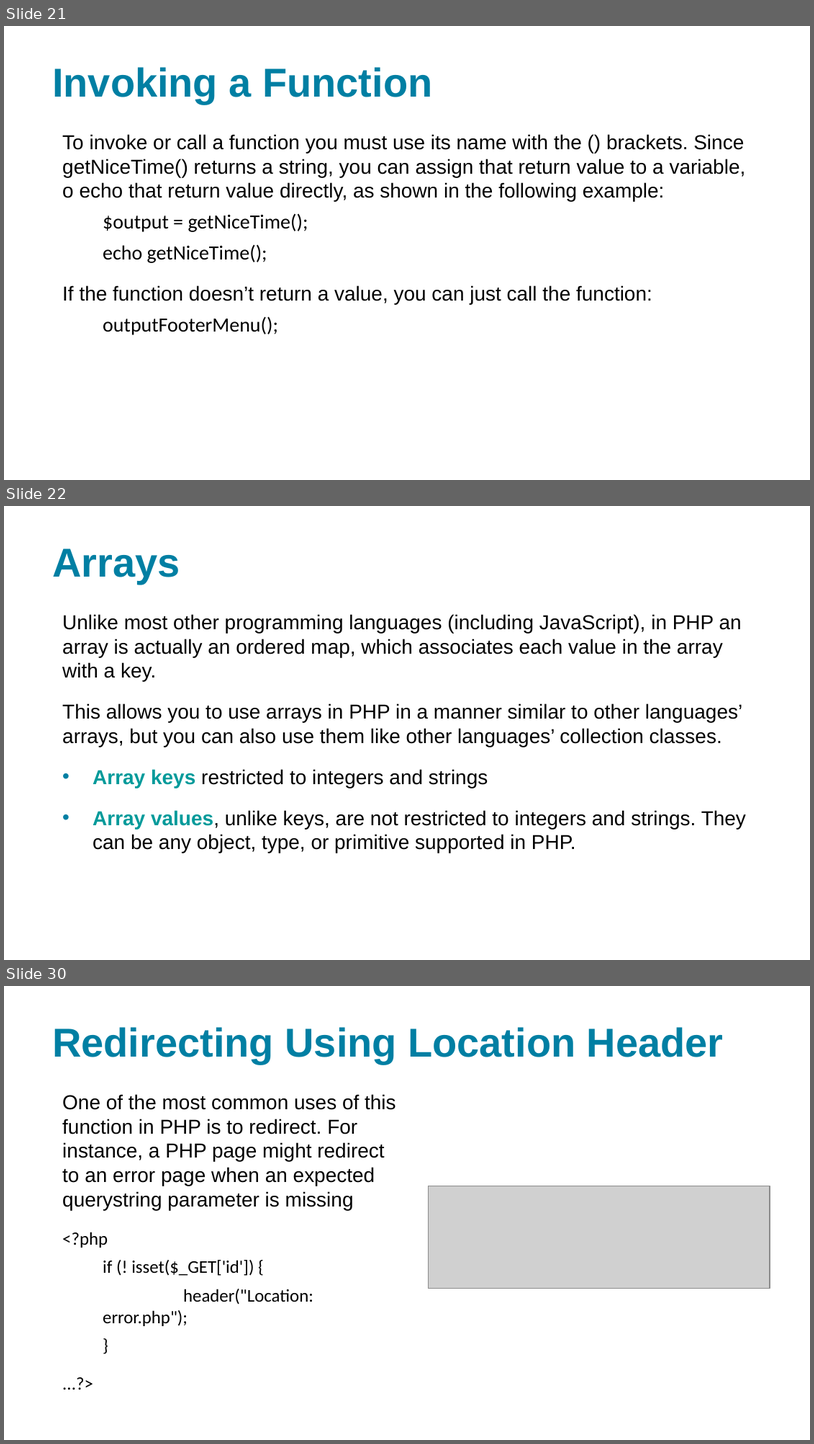
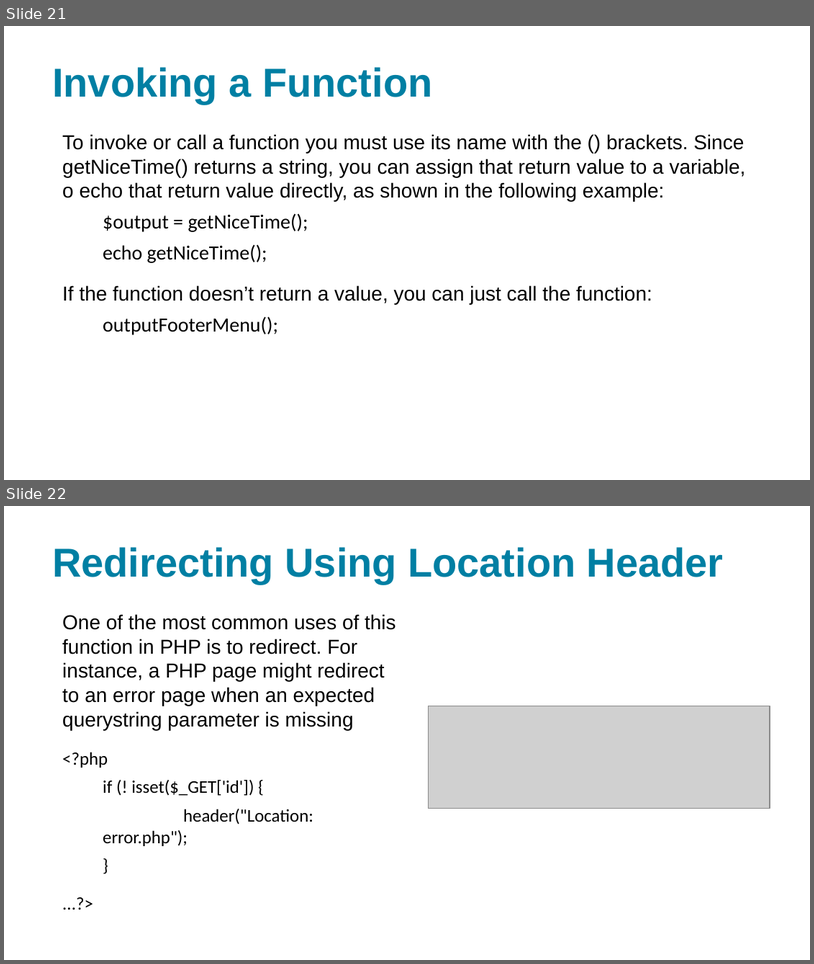
Before and after one commit to xbibogo/MMD24, a slide deck: semester2 PPT/ConnollyHoar_3rdEd_PHP.pptx. Shown one above the other, each under a label of ours: slides 21, 22 and 30 before the commit, slides 21 and 22 after it; the slides between them are not shown. The pictures are 814x1444 and 814x964 pixels, drawn with LibreOffice and Linux fonts; fonts in the diff are those of the drawing; grey boxes stand for pictures. Boxes give left, top, right and bottom in pixels: in the first picture for what was removed or moved away, otherwise in the second. Text is boxed around its words. In the diff, an @@ line names an element or a change of style, - is before the commit and + after.

```diff
--- a/semester2 PPT/ConnollyHoar_3rdEd_PHP.pptx
+++ b/semester2 PPT/ConnollyHoar_3rdEd_PHP.pptx
@@ slide 22 removed at bbox=[4, 506, 810, 960], background #FFFFFF @@
@@ title removed at bbox=[52, 548, 180, 583] @@
-Arrays
@@ text removed at bbox=[62, 614, 746, 852] @@
-Unlike most other programming languages (including JavaScript), in PHP an array is actually an ordered map, which associates each value in the array with a key.
-This allows you to use arrays in PHP in a manner similar to other languages’ arrays, but you can also use them like other languages’ collection classes.
-• Array keys restricted to integers and strings
-• Array values, unlike keys, are not restricted to integers and strings. They can be any object, type, or primitive supported in PHP.
@@ what was slide 30 is now slide 22 @@
```
Also in this commit, not shown: 5 slides changed, 2 slides added, 10 other slides removed, 10 other files.
